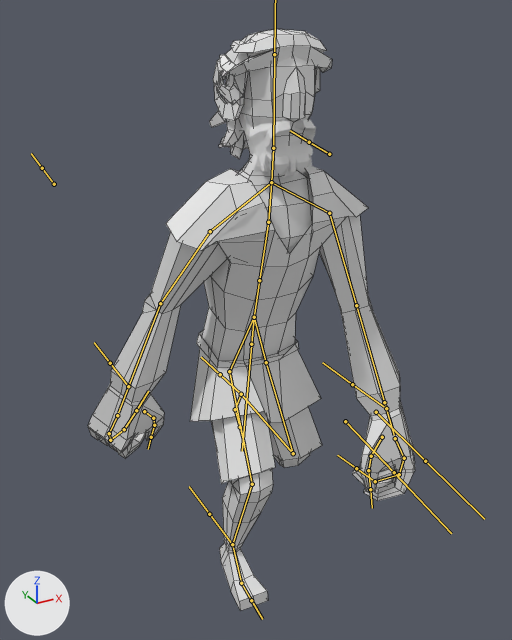
The FBX model Assets/Models/SIsyphus.fbx as it was, and as the next commit left it.
Both versions are drawn from a 50 mm lens placed at (-0.788, -1.442, 1.428), pointed at (-0.007, -0.021, 0.717). Lighting does not change. The marker at lower left points along +X, +Y and +Z. Both versions are drawn at frame 11 of the action 'Sisyphus|Run'; the numbers are the values there. The bones that bend it are drawn over the model as lines. Mesh edges are drawn as thin lines on the coarser meshes.

Names of what the first picture shows: 'Beard', 'Belt', 'Body', 'Hair', 'Head', 'Pant', 'Toga'.
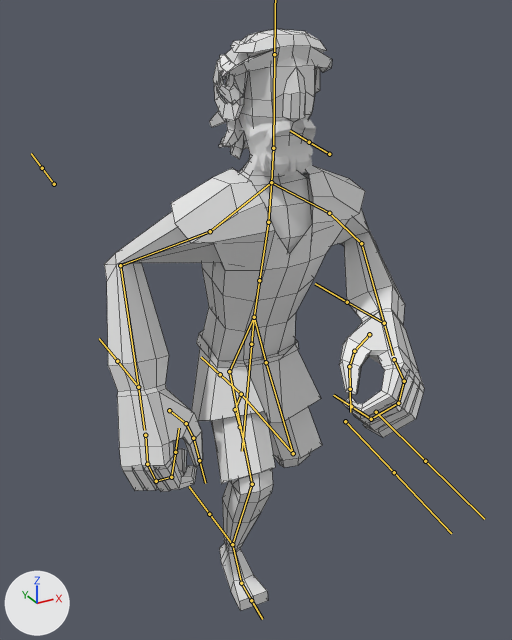
Changed parts and their boxes (x1, y1, x2, y2) in the pictures (512 x 640 px):
'Body', posed: before (88, 169, 415, 611); after (104, 169, 424, 611)
'Toga', posed: before (166, 166, 368, 423); after (171, 166, 365, 423)
bone 'bicep.l', root to tip: before (329, 213) to (356, 305); after (329, 213) to (361, 243)
bone 'forearm.l', root to tip: before (356, 305) to (384, 402); after (361, 243) to (384, 323)
bone 'bicep.r', root to tip: before (210, 231) to (160, 303); after (210, 231) to (120, 265)
bone 'forearm.r', root to tip: before (160, 303) to (128, 386); after (120, 265) to (138, 387)

The edits, one by one:
Bone 'bicep.l' (bone_bicep_l) turns from (68, -5, 41) to (46, 36, 9) degrees about its own x, y and z.
Bone 'forearm.l' (bone_forearm_l) turns from (0, 0, -4) to (0, 0, 109) degrees about its own x, y and z.
Bone 'bicep.r' (bone_bicep_r) turns from (87, -31, -37) to (55, -54, -9) degrees about its own x, y and z.
Bone 'forearm.r' (bone_forearm_r) turns from (0, 0, -7) to (0, 0, -77) degrees about its own x, y and z.
